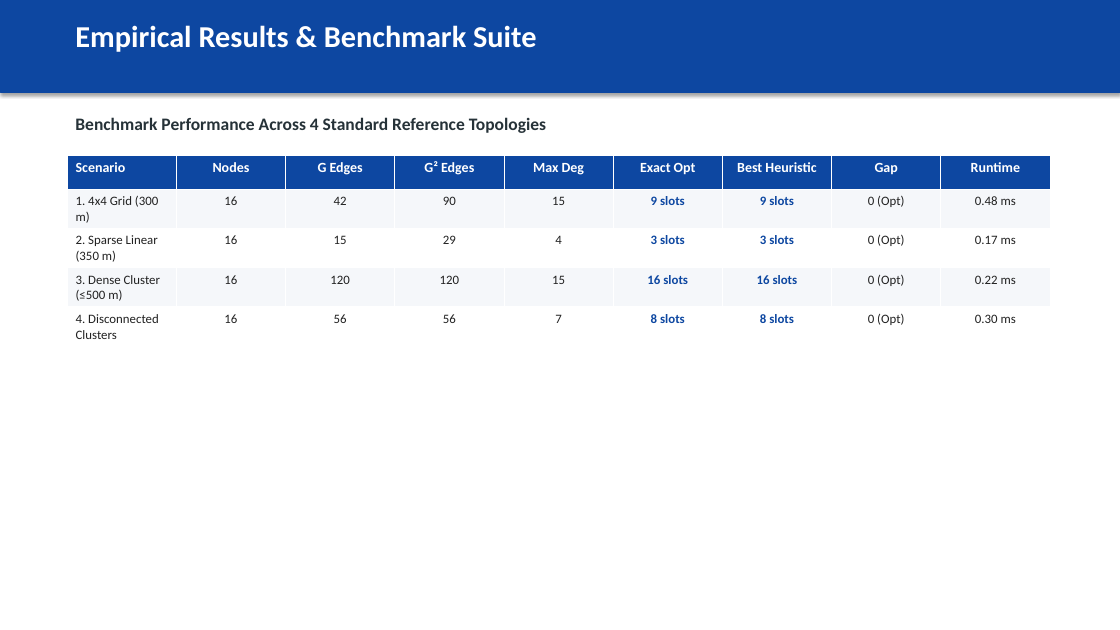
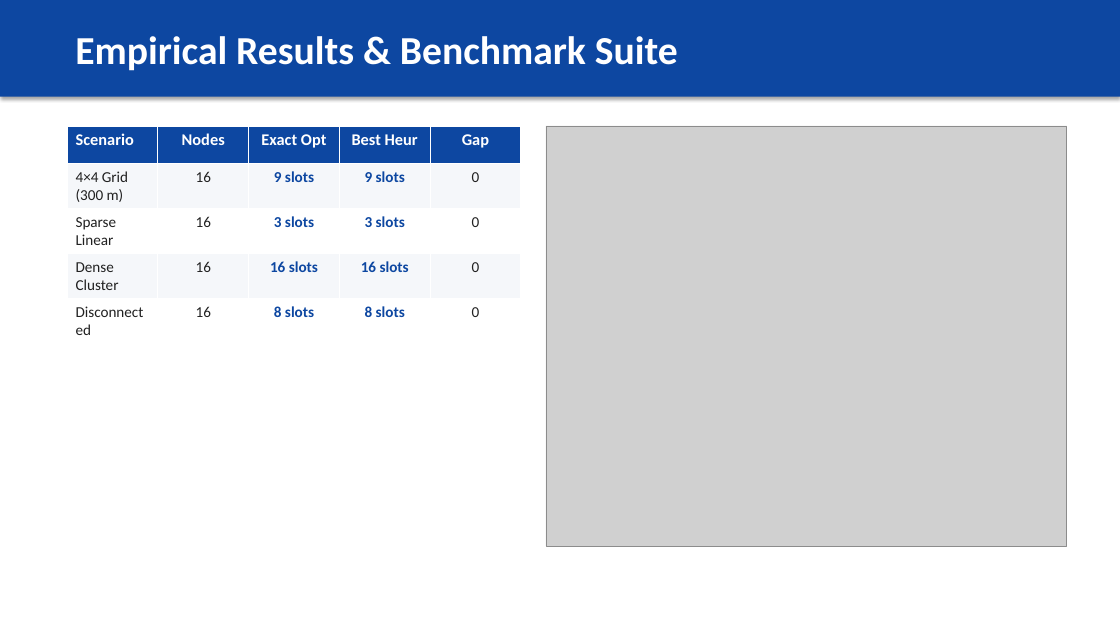
Before and after one commit to athishio/tdma-schedule-optimizer, a slide deck: slide 6 of docs/presentation.pptx. Drawn at 1120x630 pixels with LibreOffice and Linux fonts; fonts in the diff are those of the drawing; grey boxes stand for pictures. Boxes give left, top, right and bottom in pixels: in the first picture for what was removed or moved away, otherwise in the second. Text is boxed around its words. In the diff, an @@ line names an element or a change of style, - is before the commit and + after.

Commit message:
docs: rebuild full design PDF and visual presentation deck with corrected text and layout

```diff
--- a/docs/presentation.pptx
+++ b/docs/presentation.pptx
@@ rectangle: place and size @@
-rectangle at bbox=[0, 0, 1120, 92]
+rectangle at bbox=[0, 0, 1120, 97]
@@ rectangle at bbox=[0, 0, 1120, 97]: outline #0D47A1 0.75 pt to none @@
@@ text "Empirical Results & Benchmark Suite" at bbox=[75, 36, 678, 71]: size 26 to 34 pt; vertical alignment top to middle @@
@@ text removed at bbox=[75, 117, 546, 133] @@
-Benchmark Performance Across 4 Standard Reference Topologies
@@ table at bbox=[67, 126, 521, 321] @@
-column 1: Scenario | 1. 4x4 Grid (300 m) | 2. Sparse Linear (350 m) | 3. Dense Cluster (≤500 m) | 4. Disconnected Clusters
+column 1: Scenario | 4×4 Grid (300 m) | Sparse Linear | Dense Cluster | Disconnected
-column 3: G Edges | 42 | 15 | 120 | 56
-column 4: G² Edges | 90 | 29 | 120 | 56
-column 5: Max Deg | 15 | 4 | 15 | 7
-column 7: Best Heuristic | 9 slots | 3 slots | 16 slots | 8 slots
-column 8: Gap | 0 (Opt) | 0 (Opt) | 0 (Opt) | 0 (Opt)
-column 9: Runtime | 0.48 ms | 0.17 ms | 0.22 ms | 0.30 ms
+column 4: Best Heur | 9 slots | 3 slots | 16 slots | 8 slots
+column 5: Gap | 0 | 0 | 0 | 0
@@ table: place and size @@
-table at bbox=[67, 155, 1050, 343]
+table at bbox=[67, 126, 521, 321]
@@ picture added at bbox=[546, 126, 1067, 546] @@
```
Also in this commit, not shown: 7 other slides changed, 2 slides added, 2 slides removed, 3 other files.
